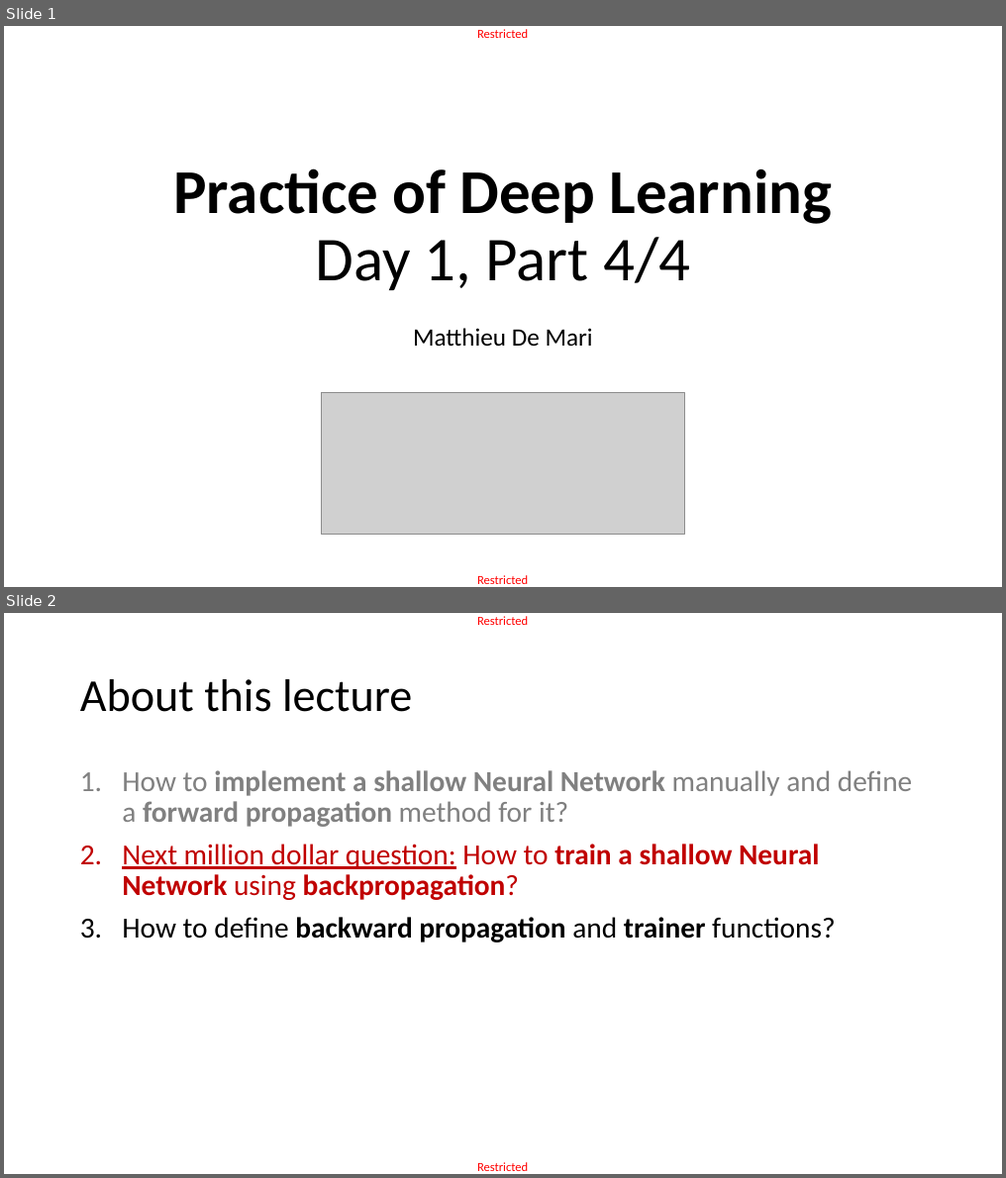
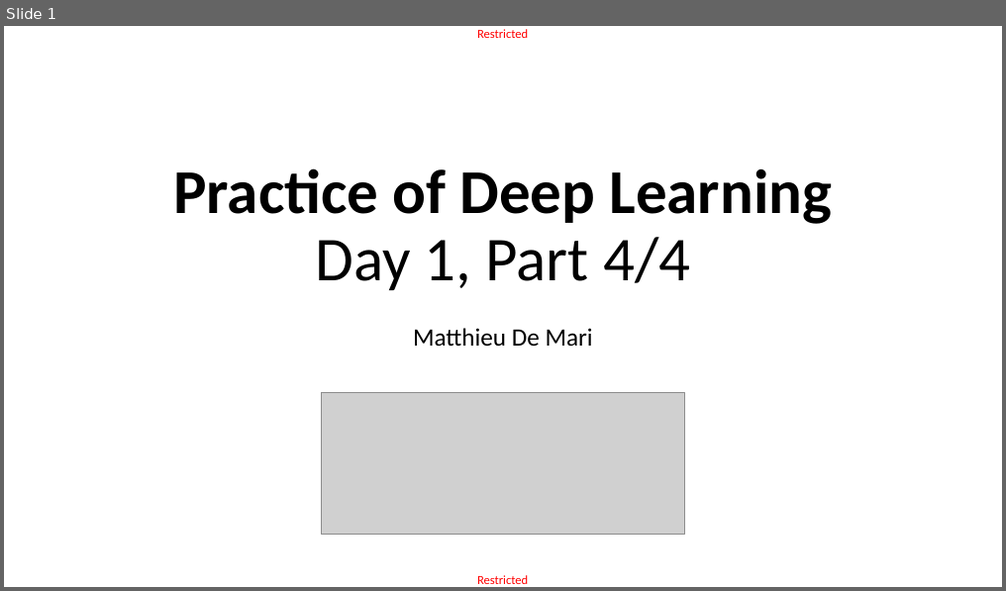
Before and after one commit to matthieudemari/SUTD_ACAD_DL-CV, a slide deck: Day 3 Part 4/D1P4.pptx. Shown one above the other, each under a label of ours: slides 1 and 2 before the commit, slide 1 after it. The pictures are 1006x1178 and 1006x591 pixels, drawn with LibreOffice and Linux fonts; fonts in the diff are those of the drawing; grey boxes stand for pictures. Boxes give left, top, right and bottom in pixels: in the first picture for what was removed or moved away, otherwise in the second. Text is boxed around its words. In the diff, an @@ line names an element or a change of style, - is before the commit and + after.

```diff
--- a/Day 3 Part 4/D1P4.pptx
+++ b/Day 3 Part 4/D1P4.pptx
@@ slide 2 removed at box(4, 613, 1002, 1174), background #FFFFFF; not listed: 2 template elements that a slide beside it also shows @@
@@ title removed at box(80, 679, 412, 712) @@
-About this lecture
@@ text removed at box(122, 770, 912, 943) @@
-1. How to implement a shallow Neural Network manually and define a forward propagation method for it?
-2. Next million dollar question: How to train a shallow Neural Network using backpropagation?
-3. How to define backward propagation and trainer functions?
```
Also in this commit, not shown: 1 slide added, 27 other slides removed, 19 other files.
